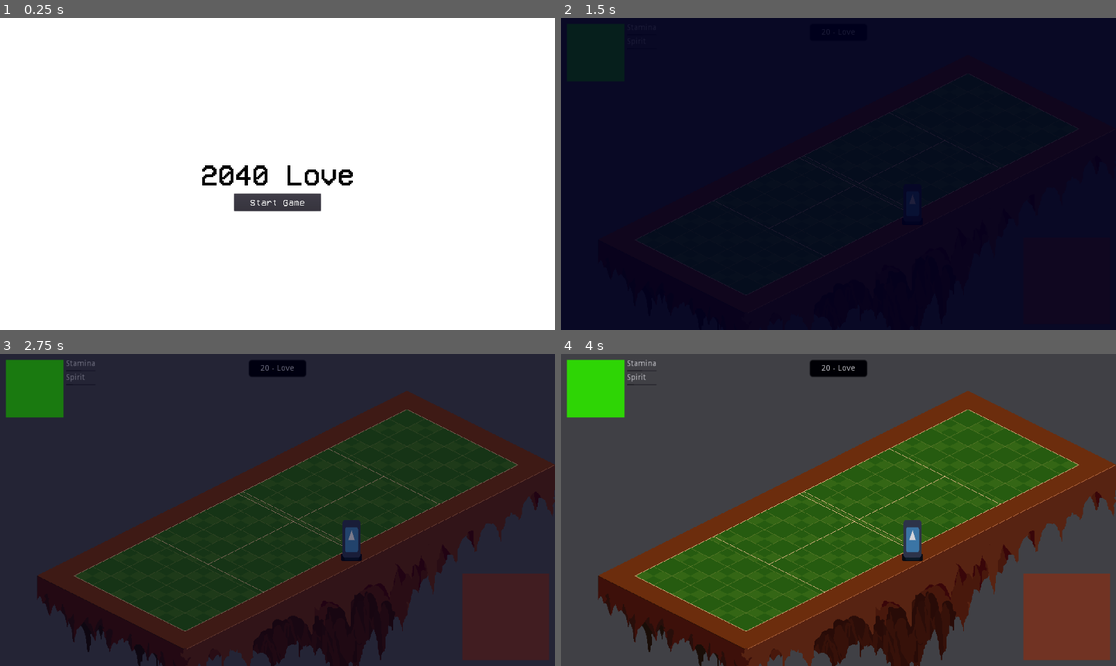
Above: before the commit, frames 1-4 (two rows, left to right).
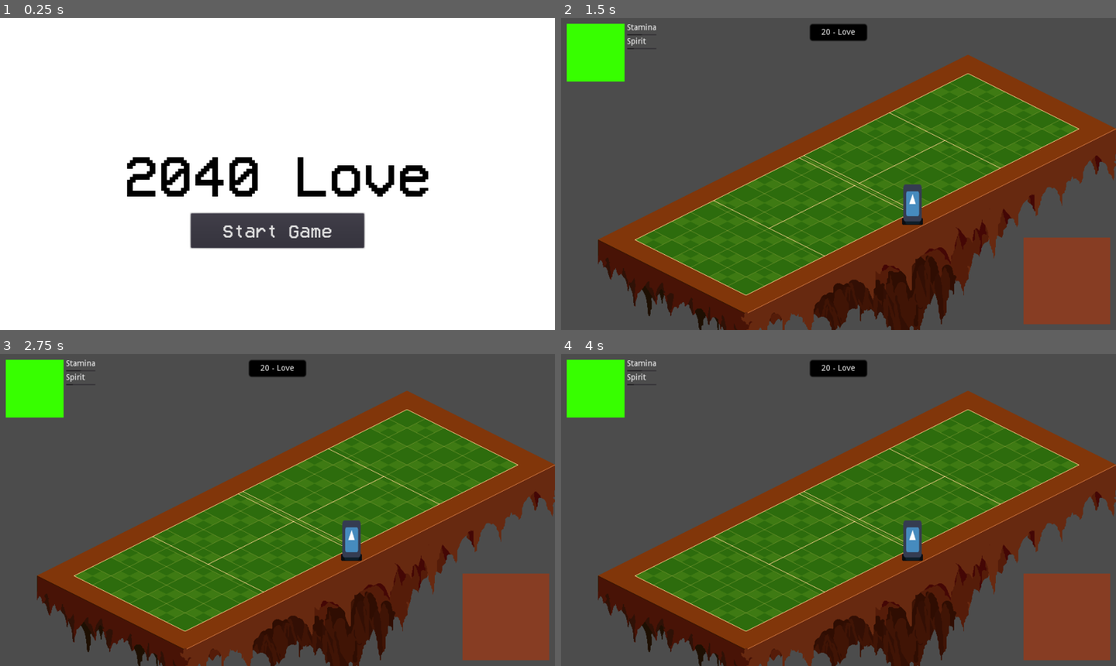
Above: after the commit, the same moments.

Repository: flarkminator/HF_01
Game: Godot game, scene res://content/interface/TitleScreen.tscn
The game is run twice, just before and just after one commit, with the same random seed, the same clock (stepped at 60 frames per second) and the same inputs. The engine's default icon, where the game draws it, is replaced by a stand-in: a white triangle on a blue panel in a dark square.
Inputs:
- Up to frame 1 (0.25 s): no input
- Up to frame 2 (1.5 s): click "Start Game" at 0.5 s; tap Enter (ui_accept) at 1.25 s; hold Right (ui_right) from 1.28 s (still down); hold 1 (ui_spawnball) from 1.28 s (still down)
- Up to frame 3 (2.75 s): tap Enter (ui_accept) at 1.52, 1.55, 1.82, 2.1, 2.27, 2.57 s; release Right (ui_right) at 2.03 s; release 1 (ui_spawnball) at 2.03 s; hold Down (ui_down) from 2.03 s (still down); tap 1 (ui_spawnball) at 2.3 s
- Up to frame 4 (4 s): release Down (ui_down) at 2.78 s; hold Right (ui_right) 2.78-3.53 s; hold 1 (ui_spawnball) 2.78-3.53 s; tap Enter (ui_accept) at 3.05, 3.77 s; hold Up (ui_up) from 3.53 s (still down); tap 1 (ui_spawnball) at 3.6 s

The runs differ from the first frame. In frame 1, 7.5% of the frame differs, in the area x 22-78%, y 44-74%; in frame 2, 100%, in the area x 0-100%, y 0-100%; in frame 3, 98%; in frame 4, 3.8%.

Commit message:
Added serving back into the game, temporarily not using the menu system like I had planned.

Diff:
--- a/content/actors/player/Player.tscn
+++ b/content/actors/player/Player.tscn
@@ -7,6 +7,7 @@
 [ext_resource path="res://content/actors/player/states/Move.gd" type="Script" id=5]
 [ext_resource path="res://content/actors/player/states/Cinematic.gd" type="Script" id=6]
 [ext_resource path="res://content/actors/player/states/ActionMenu.gd" type="Script" id=7]
+[ext_resource path="res://content/actors/player/states/Serve.gd" type="Script" id=8]
 
 [sub_resource type="SpriteFrames" id=1]
 animations = [ {
@@ -51,4 +52,7 @@
 [node name="ActionMenu" type="Node" parent="PlayerStateMachine"]
 script = ExtResource( 7 )
 
+[node name="Serve" type="Node" parent="PlayerStateMachine"]
+script = ExtResource( 8 )
+
 [node name="Tween" type="Tween" parent="."]
--- a/content/actors/player/PlayerController.gd
+++ b/content/actors/player/PlayerController.gd
@@ -12,22 +12,6 @@
 
 func _ready():
 	pass
-
-
-#func _input(event):
-#	if Input.is_action_just_pressed("ui_accept"):
-#		pass
-#	if Input.is_action_just_pressed("ui_spawnball"):
-#		launch_yaw = deg2rad(rand_range(-5,5))
-#		launch_pitch = deg2rad(rand_range(10,10))
-#		launch_power = 30
-#		var launch_vector = Vector3(
-#				cos(launch_yaw) * cos(launch_pitch),
-#				sin(launch_yaw) * cos(launch_pitch),
-#				sin(launch_pitch)
-#				) * launch_power
-#		emit_signal("serve_ball", position, launch_vector)
-
 
 func move_by(num_steps : Vector2):
 	var current_scene = get_tree().current_scene
--- a/content/actors/player/PlayerStateMachine.gd
+++ b/content/actors/player/PlayerStateMachine.gd
@@ -18,7 +18,8 @@
 		'idle': $Idle,
 		'move': $Move,
 		'cinematic': $Cinematic,
-		'action_menu': $ActionMenu
+		'action_menu': $ActionMenu,
+		'serve': $Serve
 	}
 
 	# We start in the cinematic state
--- a/content/actors/player/states/Idle.gd
+++ b/content/actors/player/states/Idle.gd
@@ -24,6 +24,10 @@
 		emit_signal("finished", "move")
 		get_tree().set_input_as_handled()
 
+	if event.is_action_pressed("ui_spawnball"):
+		emit_signal("finished", "serve")
+		get_tree().set_input_as_handled()
+
 
 func update(delta):
 	pass
--- /dev/null
+++ b/content/actors/player/states/Serve.gd
@@ -0,0 +1,40 @@
+extends "res://utils/state_machine/State.gd"
+"""
+IDLE STATE - When the player is waiting for input.
+
+All state have the following functions:
+	func enter():
+	func exit():
+	func handle_input(event):
+	func update(delta):
+	func _on_animation_finished(anim_name):
+"""
+var timer = 0
+
+
+#warning-ignore:unused_argument
+func enter(controller):
+	var launch_pitch = deg2rad(25) # Degrees pitch
+	var launch_yaw = deg2rad(5) # Degrees yaw
+	var launch_power = 20 # Meters per second
+	var launch_vector = Vector3(
+		cos(launch_yaw) * cos(launch_pitch),
+		sin(launch_yaw) * cos(launch_pitch),
+		sin(launch_pitch)
+		) * launch_power
+
+	get_tree().current_scene.serve_ball(get_owner().position, launch_vector)
+
+func handle_input(event):
+	pass
+
+func update(delta):
+	if timer < 0.1:
+		timer += delta
+	else:
+		emit_signal("finished", "idle")
+
+
+func exit():
+#	print("IDLE STATE: Exit")
+	pass
--- a/content/actors/tennis_ball/TennisBall.gd
+++ b/content/actors/tennis_ball/TennisBall.gd
@@ -17,14 +17,14 @@
 var time_in_air = 0.0
 var starting_position
 
-var launch_pitch = deg2rad(25) # Degrees pitch
-var launch_yaw = deg2rad(5) # Degrees yaw
-var launch_power = 20 # Meters per second
-var launch_vector = Vector3(
-		cos(launch_yaw) * cos(launch_pitch),
-		sin(launch_yaw) * cos(launch_pitch),
-		sin(launch_pitch)
-		) * launch_power
+#var launch_pitch = deg2rad(25) # Degrees pitch
+#var launch_yaw = deg2rad(5) # Degrees yaw
+#var launch_power = 20 # Meters per second
+#var launch_vector = Vector3(
+#		cos(launch_yaw) * cos(launch_pitch),
+#		sin(launch_yaw) * cos(launch_pitch),
+#		sin(launch_pitch)
+#		) * launch_power
 
 
 
--- a/content/interface/Main Interface.tscn
+++ b/content/interface/Main Interface.tscn
@@ -16,8 +16,6 @@
 [node name="Main Interface" type="Control"]
 anchor_right = 1.0
 anchor_bottom = 1.0
-margin_right = -960.0
-margin_bottom = -540.0
 
 [node name="ReferenceRect" type="ReferenceRect" parent="."]
 anchor_right = 1.0
@@ -51,21 +49,21 @@
 
 [node name="StaiminaProgressBar" type="ProgressBar" parent="Match_TopLeft_Interface/HBoxContainer/VBoxContainer"]
 margin_top = 18.0
-margin_right = 200.0
-margin_bottom = 32.0
+margin_right = 51.0
+margin_bottom = 20.0
 value = 50.0
 percent_visible = false
 
 [node name="SpiritLabel" type="Label" parent="Match_TopLeft_Interface/HBoxContainer/VBoxContainer"]
-margin_top = 36.0
+margin_top = 24.0
 margin_right = 51.0
-margin_bottom = 50.0
+margin_bottom = 38.0
 text = "Spirit"
 
 [node name="SpiritProgressBar" type="ProgressBar" parent="Match_TopLeft_Interface/HBoxContainer/VBoxContainer"]
-margin_top = 54.0
-margin_right = 200.0
-margin_bottom = 68.0
+margin_top = 42.0
+margin_right = 51.0
+margin_bottom = 44.0
 value = 20.0
 percent_visible = false
 
--- a/content/levels/tennis_courts/CourtRoot.gd
+++ b/content/levels/tennis_courts/CourtRoot.gd
@@ -9,9 +9,13 @@
 onready var _gameplay_container_node = get_node("Gameplay_Container") setget , get_gameplay_container_node
 onready var _spawn_point_node = find_node("SpawnPoint_Player") setget , get_spawn_point_node
 
+
 func _ready():
 	print("CourtRoot: _ready()")
 	pass
+
+func get_player_pixel_position() -> Vector2:
+	return Global.steps_to_pixels(_nav_mesh_player_position, Vector2(_nav_mesh_world_position.x + Global.PixelsPerTile_x / 2, _nav_mesh_world_position.y))
 
 func get_player_starting_position():
 	if is_instance_valid(_spawn_point_node):
@@ -20,7 +24,7 @@
 		_spawn_point_node = find_node("SpawnPoint_Player")
 		_nav_mesh_world_position = _spawn_point_node.position
 
-	return Global.steps_to_pixels(_nav_mesh_player_position, Vector2(_nav_mesh_world_position.x + Global.PixelsPerTile_x / 2, _nav_mesh_world_position.y))
+	return get_player_pixel_position()
 
 func get_opponent_starting_position():
 	pass
@@ -45,3 +49,12 @@
 
 func get_spawn_point_node() -> Node:
 	return _spawn_point_node
+
+func serve_ball(location, direction):
+	print("Yes, receiving serve signal")
+	var new_tennis_ball = GM_Match.get_ball()
+	new_tennis_ball.position = location
+	new_tennis_ball.velocity = direction
+	new_tennis_ball.reset_ball_height_to(0)
+	new_tennis_ball.is_top_spin = true if( randi() % 2 == 0 ) else false
+	_gameplay_container_node.add_child(new_tennis_ball)
--- a/content/levels/tennis_courts/CourtRoot.tscn
+++ b/content/levels/tennis_courts/CourtRoot.tscn
@@ -29,7 +29,6 @@
 [node name="Camera2D" type="Camera2D" parent="Gameplay_Container"]
 position = Vector2( 480, 270 )
 current = true
-zoom = Vector2( 0.5, 0.5 )
 
 [node name="SpawnPoint_Player" type="Node2D" parent="Gameplay_Container"]
 position = Vector2( 64, 384 )
--- a/project.godot
+++ b/project.godot
@@ -27,8 +27,8 @@
 
 [display]
 
-window/size/width=1920
-window/size/height=1080
+window/size/width=960
+window/size/height=540
 
 [input]
 
Not shown: 1 places in content/actors/player/Player.tscn that only renumber resources
